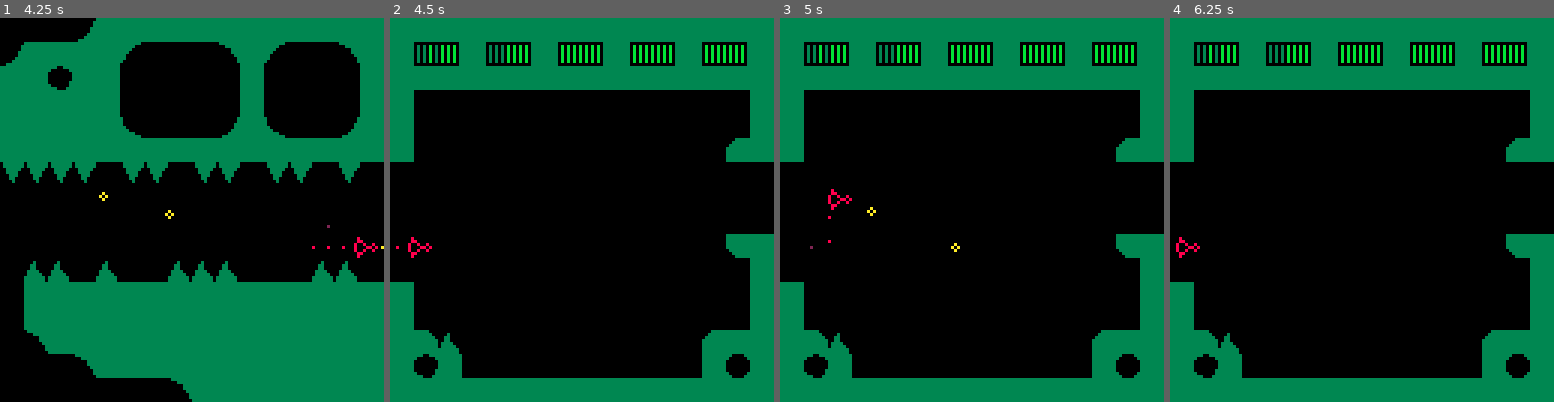
Above: before the commit, frames 1-4 (left to right).
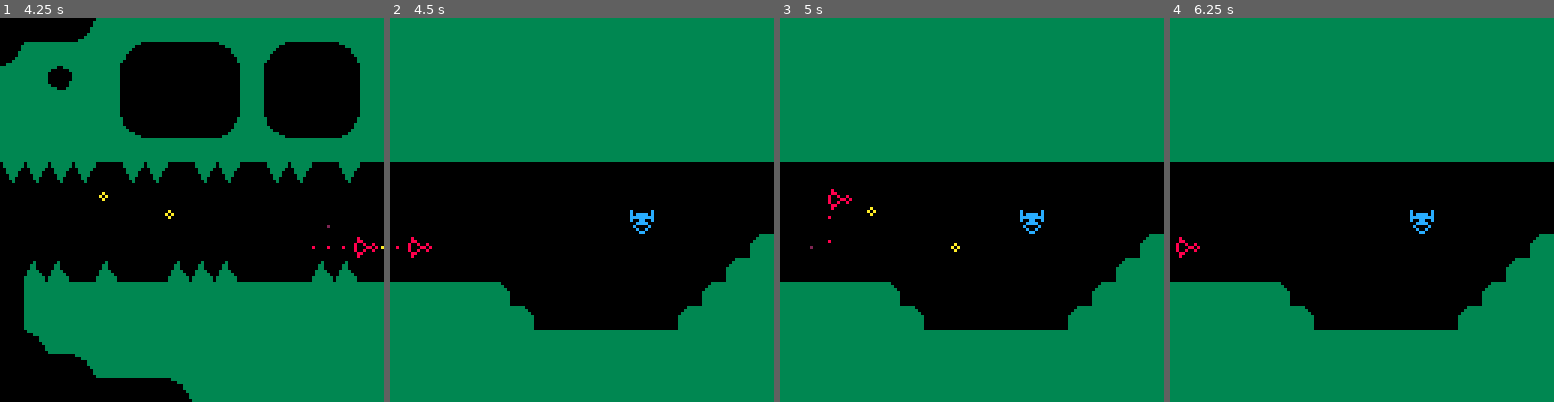
Above: after the commit, the same moments.

Repository: alxgnon/pico-8
Game: PICO-8 cartridge waheronaute.p8
The game is run twice, just before and just after one commit, with the same random seed, the same clock (stepped at 60 frames per second) and the same inputs.
Inputs:
- Up to frame 1 (4.25 s): tap X (X key) at 0.33, 1.07, 1.85, 2.97, 4.08 s; tap O (Z key) at 0.7, 1.7, 2.1, 2.5, 2.9, 3.3, 3.7, 4.1 s; hold Right 1.6-2.1 s; hold Up 2.15-2.42 s; hold Right 2.47-3.03 s; hold Left 3.08-3.58 s; hold Down 3.63-3.97 s; hold Right from 4.02 s (still down)
- Up to frame 2 (4.5 s): keep holding Right
- Up to frame 3 (5 s): tap O (Z key) at 4.5, 4.9 s; release Right at 4.68 s; hold Up from 4.73 s (still down)
- Up to frame 4 (6.25 s): release Up at 5.03 s; hold Left 5.08-5.68 s; tap X (X key) at 5.2 s; tap O (Z key) at 5.3, 5.7, 6.1 s; hold Down 5.73-6.03 s; hold Right from 6.08 s (still down)

Frame 1 is identical in both runs. In frame 2, 34% of the frame differs, in the area x 6-97%, y 6-94%; in frame 3, 34%; in frame 4, 34%.

Commit message:
wadinosaur stomach throat

Diff:
--- a/waheronaute.p8
+++ b/waheronaute.p8
@@ -770,20 +770,20 @@
 0000000000000000000000000000000000000000000000000000000000000000000000000000000000000000000000000000000000000000000000000000000000000000000000000000000000000000000000000000000000000000000000000000000000000000000000000000000000000000000000000000000000000000
 __map__
 0000030801010101010101010101010101010101010101010101010101010101010101010101010101010101010101010101010101010101010101010101010101010101010101010101010101010101010101010101010101010101010101010101010101010101010101010101010101010101010101010101010101010101
-0801010101090000000a010900000a01011f0f011e0f010e0f010e0f010e0f01011f0f011e0f010e0f010e0f010e0f0101010d0104010000000000000000000101000000000000000000000000000001010000000000000000000000000000010100000000000000000000000000000101000000000000000000000000000001
+0801010101090000000a010900000a0101010101010101010101010101010101011f0f011e0f010e0f010e0f010e0f0101010d0104010000000000000000000101000000000000000000000000000001010000000000000000000000000000010100000000000000000000000000000101000000000000000000000000000001
 0101040101000000000001000000000101010101010101010101010101010101010101010101010101010101010101010101010101110000000000000000000101000000000000000000000000000001010000000000000000000000000000010100000000000000000000000000000101000001000000000000000000000001
-0101010101000000000001000000000101000000000000000000000000000001010000000000000000000000000000010100000000000000000000000000000101000000000000000000000000000001010000000000000000000000000000010100000000000000000000000000000101000001010000000000000101000001
-0101010101070000000801070000080101000000000000000000000000000001010000000000000000000000000000010100000000000000004300000000000101000000000000000000000000000001010000000000000000000000000000010100000000000000000000000000000101000000010101000000010100000001
-0101010101010101010101010101010101000000000000000000000000000c01010b0000000000000000000000000c010100000000000000000000430000000101000000000000000000000000000001010000000000000000000000000000010100000000000000000000000000000101000000000001000001010000000001
+0101010101000000000001000000000101010101010101010101010101010101010000000000000000000000000000010100000000000000000000000000000101000000000000000000000000000001010000000000000000000000000000010100000000000000000000000000000101000001010000000000000101000001
+0101010101070000000801070000080101010101010101010101010101010101010000000000000000000000000000010100000000000000004300000000000101000000000000000000000000000001010000000000000000000000000000010100000000000000000000000000000101000000010101000000010100000001
+0101010101010101010101010101010101010101010101010101010101010101010b0000000000000000000000000c010100000000000000000000430000000101000000000000000000000000000001010000000000000000000000000000010100000000000000000000000000000101000000000001000001010000000001
 06060606000606000606000606000600000000000000000000000000000000000000000000000000000000000000020000000000000000000000000000000c0101000000000000000000000000000001010000000000000000000000000000010100000000000000000000000000000101000000000000000000000000000001
 0300000000000000000000000000000000000000000000000000000000000000000000000000000000000000000002000000000000000000000000000000020001000000000000000000000000000001010000000000000000000000000000010100000000000000000000000000000101000001010100000000000101000001
-0300000000000000000000000000000000000000000000000000000000000000000000000000000000000000000002000000000000000000000000000000020001000000000000000000000000000000000000000000000000000000000000010100000000000000000000000000000101000000000100000000010100000001
-0300000000000000000000000000000000000000000000000000000000001001011100000000000000000000000010010100000000000000000000430000020001000000000000000000000000000000000000000000000000000000000000010100000000000000000000000000000101000000000000000000000000000001
-0305050005000005050500000005050000000000000000000000000000000001010000000000000000000000000000010100000000000000004300000000100101000000000000000000000000000000000000000000000000000000000000010100000000000000000000000000000101000101000000000000000000000001
-0301010101010101010101010101010101000000000000000000000000000001010000000000000000000000004700010100000000000000000000000000000101000000000000000000000000000001010000000000000000000000000000010100000000000000000000000000000101000101010000000000000000000001
-0301010101010101010101010101010101000000000000000000000000000001010000000000000000000000000000010100000000000000000000000000000101000000000000000000000000000001010000000000000000000000000000010100000000000000000000000000000101000000000101010101010100000001
-030a0101010101010101010101010101010b05000000000000000000000c0101010b05000000000000000000000c01010100000c01010101010101010b00000101000000000000000000000000000001010000000000000000000000000000010100000000000000000000000000000101000000000000000000000000000001
-0300000a01010101010101010101010101040100000000000000000000010d0101040100000000000000000000010d01010101010e0e1f0e0e1e0e0f0101010101000000000000000000000000000001010000000000000000000000000000010100000000000000000000000000000101000000000000000000000000000001
+0300000000000000000000000000000000000000000000000000430000000000000000000000000000000000000002000000000000000000000000000000020001000000000000000000000000000000000000000000000000000000000000010100000000000000000000000000000101000000000100000000010100000001
+030000000000000000000000000000000000000000000000000000000000000c011100000000000000000000000010010100000000000000000000430000020001000000000000000000000000000000000000000000000000000000000000010100000000000000000000000000000101000000000000000000000000000001
+0305050005000005050500000005050000000000000000000000000000000c01010000000000000000000000000000010100000000000000004300000000100101000000000000000000000000000000000000000000000000000000000000010100000000000000000000000000000101000101000000000000000000000001
+03010101010101010101010101010101010101010b00000000000000000c0101010000000000000000000000004700010100000000000000000000000000000101000000000000000000000000000001010000000000000000000000000000010100000000000000000000000000000101000101010000000000000000000001
+0301010101010101010101010101010101010101010b0000000000000c010101010000000000000000000000000000010100000000000000000000000000000101000000000000000000000000000001010000000000000000000000000000010100000000000000000000000000000101000000000101010101010100000001
+030a010101010101010101010101010101010101010101010101010101010101010b05000000000000000000000c01010100000c01010101010101010b00000101000000000000000000000000000001010000000000000000000000000000010100000000000000000000000000000101000000000000000000000000000001
+0300000a0101010101010101010101010101010101010101010101010101010101040100000000000000000000010d01010101010e0e1f0e0e1e0e0f0101010101000000000000000000000000000001010000000000000000000000000000010100000000000000000000000000000101000000000000000000000000000001
 030303030303030a010101010101010101010101010101010101010101010101010101010101010101010101010101010101010101010101010101010101010101010101010101000000010101010101010101010101010000000101010101010101010101010000000101010101010101010101010100000001010101010101
 0101010101010101010101010101010101010101010101010101010101010101010101010101010101010101010101010101010101010101010101010101010101010101010101000000010101010101010101010101010000000101010101010101010101010000000101010101010101010101010100000001010101010101
 0100000000000000000000000000000101000000000000000000000000000001010000000000000000000000000000010100000000000000000000000000000101000000000000000000000000000001010000000000000000000000000000010100000000000000000000000000000101000000000000000000000000000001
